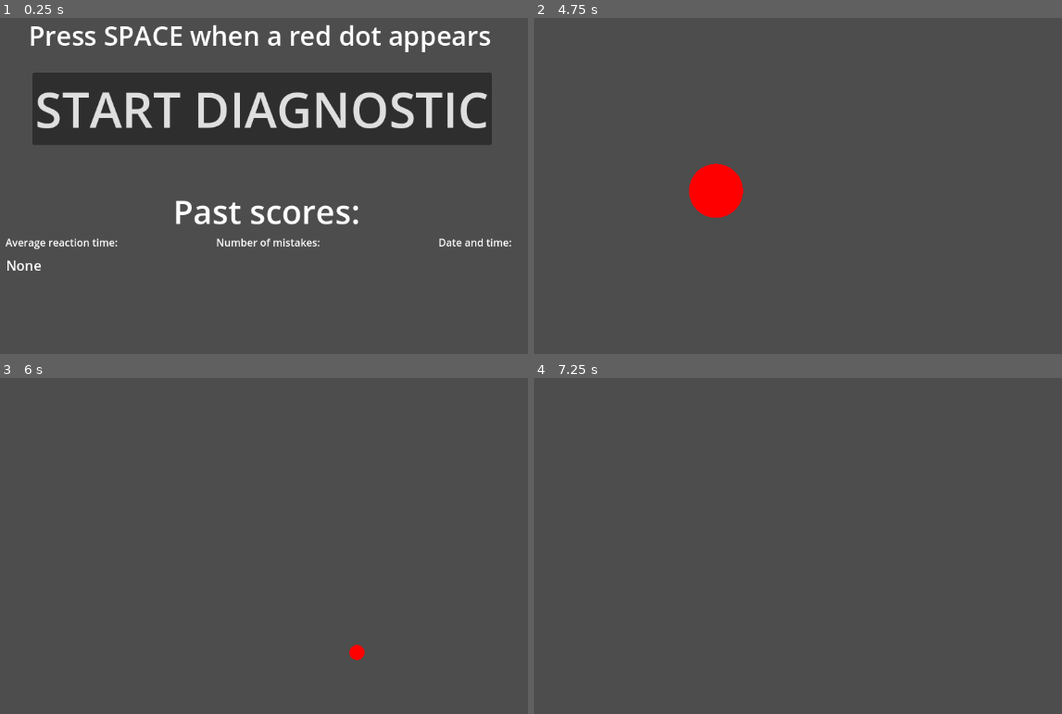
Above: before the commit, frames 1-4 (two rows, left to right).
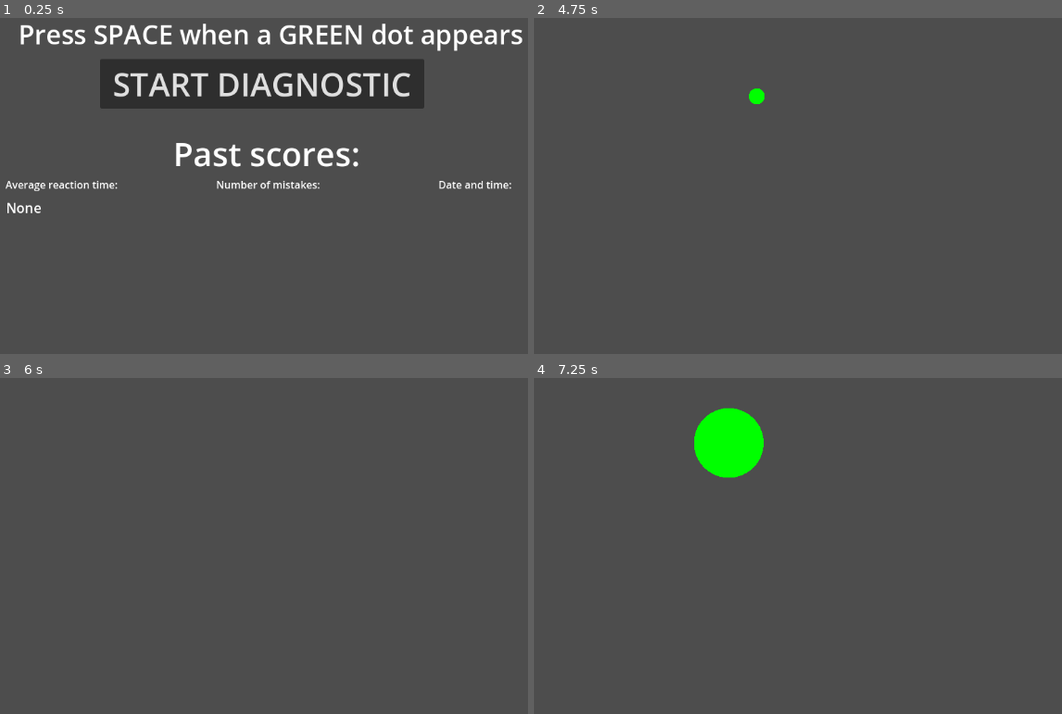
Above: after the commit, the same moments.

Repository: aeriab/bciteam9
Game: Godot game, scene res://main_game.tscn
Same seed, same stepped clock (60 frames per second), same inputs: the game is played once before the commit and once after it.
Inputs:
- Up to frame 1 (0.25 s): no input
- Up to frame 2 (4.75 s): click "START DIAGNOSTIC" at 0.5 s; tap Enter at 1.25, 3.5 s; tap Space at 1.35, 1.52, 1.82, 2, 2.1, 2.27, 2.57, 2.85, 3.6, 3.77, 4.07, 4.25, 4.35, 4.52 s
- Up to frame 3 (6 s): tap Space at 4.82, 5.1, 5.27, 5.57, 5.85 s
- Up to frame 4 (7.25 s): tap Space at 6.6, 6.77, 7.07 s

The runs differ from the first frame. In frame 1, 24% of the frame differs, in the area x 1-99%, y 1-76%; in frame 2, 1.4%; in frame 3, 0.1%; in frame 4, 2.2%.

Commit message:
added nuance

Diff:
--- a/Global.gd
+++ b/Global.gd
@@ -8,9 +8,17 @@
 
 var diagnostic_scores: Array[float]
 
-func new_delay_time(delay):
-	num_circles_popped += 1
-	total_delay += delay
+var deleting_sequence = false
+
+var green_is_here: bool = false
+
+#func new_delay_time(delay):
+	#num_circles_popped += 1
+	#total_delay += delay
+	#average_delay = total_delay / float(num_circles_popped)
+	#print(str(average_delay) + " seconds")
+
+func new_delay_time():
 	average_delay = total_delay / float(num_circles_popped)
 	print(str(average_delay) + " seconds")
 
--- /dev/null
+++ b/audio_stream_player.gd
@@ -0,0 +1,45 @@
+extends AudioStreamPlayer
+
+const AIR_HORN = preload("res://assets/air-horn.mp3")
+const BELL = preload("res://assets/bell.mp3")
+const CARTOON_JUMP = preload("res://assets/cartoon-jump.mp3")
+const CARTOON_SLIDE_WHISTLE_DOWN = preload("res://assets/cartoon-slide-whistle-down.mp3")
+const CARTOON_SLIDE_WHISTLE_UP = preload("res://assets/cartoon-slide-whistle-up.mp3")
+const VINTAGE_CAR = preload("res://assets/vintage-car.mp3")
+
+func play_wrong():
+	var randNum = randf()
+	if randNum < 0.1:
+		stream = BELL
+	elif randNum < 0.30:
+		stream = AIR_HORN
+	elif randNum < 0.50:
+		stream = CARTOON_SLIDE_WHISTLE_UP
+	elif randNum < 0.70:
+		stream = CARTOON_SLIDE_WHISTLE_DOWN
+	elif randNum < 0.90:
+		stream = CARTOON_JUMP
+	else:
+		stream = VINTAGE_CAR
+	play()
+
+	pass
+
+
+func play_right():
+	var randNum = randf()
+	if randNum < 0.9:
+		stream = BELL
+	elif randNum < 0.92:
+		stream = AIR_HORN
+	elif randNum < 0.94:
+		stream = CARTOON_SLIDE_WHISTLE_UP
+	elif randNum < 0.96:
+		stream = CARTOON_SLIDE_WHISTLE_DOWN
+	elif randNum < 0.98:
+		stream = CARTOON_JUMP
+	else:
+		stream = VINTAGE_CAR
+	play()
+
+	pass
--- a/dot.gd
+++ b/dot.gd
@@ -9,9 +9,19 @@
 
 func _process(delta):
 	timeVal += delta
+	if Global.deleting_sequence:
+		Global.new_delay_time()
+		Global.deleting_sequence = false
+		if Global.green_is_here:
+			Global.num_mistakes += 1
+			Global.total_delay += 1.0
+			Global.num_circles_popped += 1
+		queue_free()
 
-func _input(event):
-	if event is InputEventKey and event.pressed and event.keycode == KEY_SPACE:
-		Global.new_delay_time(timeVal)
-		Global.num_mistakes -= 1
-		queue_free()
+
+#func _input(event):
+	#if event is InputEventKey and event.pressed and event.keycode == KEY_SPACE:
+		#Global.new_delay_time(timeVal)
+		#Global.num_mistakes -= 1
+		#queue_free()
+		#Global.deleting_sequence = false
--- a/main_game.gd
+++ b/main_game.gd
@@ -3,10 +3,16 @@
 const DOT = preload("res://dot.tscn")
 var gameStarted: bool = false
 @onready var timer = $Timer
+@onready var hard_stop_timer = $hard_stop_timer
 
 @onready var home_labels = $HomeLabels
 
 @onready var scores_output = $HomeLabels/ScoresOutput
+@onready var audio_stream_player = $AudioStreamPlayer
+
+var good_to_press = false
+
+var time_ellapsed: float = 0.0
 
 func _on_start_button_pressed():
 	Global.num_mistakes = 0
@@ -14,18 +20,51 @@
 	gameStarted = true
 	timer.start()
 
+var delay: float = 0.0
+
+
 func _on_timer_timeout():
-
-	if Global.num_circles_popped < 10:
-		create_dot()
-		timer.wait_time = randf_range(0.5, 2.5)
+	if Global.num_circles_popped < 30:
+		var coin_flip = randf()
+		if coin_flip > 0.5:
+			audio_stream_player.play_right()
+			create_good_dot()
+			good_to_press = true
+			Global.green_is_here = true
+			delay = 0.0
+			#print("correct")
+		else:
+			audio_stream_player.play_wrong()
+			create_bad_dot()
+			good_to_press = false
+			Global.green_is_here = false
+			#print("incorrect")
+		var rand_time_increase = randf_range(1.5, 4.5)
+		timer.wait_time = rand_time_increase
+		time_ellapsed += rand_time_increase
+		hard_stop_timer.wait_time = 1.0
+		hard_stop_timer.start()
 	else:
 		home_labels.visible = true
 		Global.add_diagnostic_score()
 		scores_output.update_scores()
 		timer.stop()
 
-func create_dot():
+
+func _on_hard_stop_timer_timeout():
+	Global.deleting_sequence = true
+	hard_stop_timer.stop()
+
+
+func create_good_dot():
+	var dot_instance = DOT.instantiate()
+	var randScaleVal = randf_range(0.01,0.15)
+	dot_instance.scale = Vector2(randScaleVal,randScaleVal)
+	dot_instance.choose_color(Color.GREEN)
+	dot_instance.position = Vector2(randf_range(-450.0,450.0),randf_range(-230.0,230.0))
+	add_child(dot_instance)
+
+func create_bad_dot():
 	var dot_instance = DOT.instantiate()
 	var randScaleVal = randf_range(0.01,0.15)
 	dot_instance.scale = Vector2(randScaleVal,randScaleVal)
@@ -33,7 +72,15 @@
 	dot_instance.position = Vector2(randf_range(-450.0,450.0),randf_range(-230.0,230.0))
 	add_child(dot_instance)
 
+func _process(delta):
+	delay += delta
+
 func _input(event):
 	if event is InputEventKey and event.pressed and event.keycode == KEY_SPACE:
-		Global.num_mistakes += 1
-		print(Global.num_mistakes)
+		if good_to_press:
+			Global.total_delay += delay
+			Global.num_circles_popped += 1
+			Global.green_is_here = false
+		else:
+			Global.num_mistakes += 1
+			#print("bad job")
--- a/main_game.tscn
+++ b/main_game.tscn
@@ -1,9 +1,10 @@
-[gd_scene load_steps=5 format=3 uid="uid://d3juidao877l1"]
+[gd_scene load_steps=6 format=3 uid="uid://d3juidao877l1"]
 
 [ext_resource type="Script" uid="uid://c58uwo5cqmfmw" path="res://main_game.gd" id="1_1oj5k"]
 [ext_resource type="Script" uid="uid://dwlwp73fpd15a" path="res://scores_output.gd" id="2_yx7mw"]
 [ext_resource type="Script" uid="uid://bf3jrn1uyjmvd" path="res://mistakes_output.gd" id="3_6bm6p"]
 [ext_resource type="Script" uid="uid://dkffke1sh2a0h" path="res://date_output.gd" id="3_ykeeq"]
+[ext_resource type="Script" uid="uid://dw75eo4h7mnpb" path="res://audio_stream_player.gd" id="5_dugkq"]
 
 [node name="main_game" type="Node2D"]
 script = ExtResource("1_1oj5k")
@@ -11,31 +12,37 @@
 [node name="Timer" type="Timer" parent="."]
 wait_time = 2.0
 
+[node name="hard_stop_timer" type="Timer" parent="."]
+
 [node name="Camera2D" type="Camera2D" parent="."]
 
 [node name="HomeLabels" type="Control" parent="."]
 layout_mode = 3
 anchors_preset = 0
+offset_top = -90.0
 offset_right = 40.0
-offset_bottom = 40.0
+offset_bottom = -50.0
 
 [node name="InstructionLabel" type="Label" parent="HomeLabels"]
-offset_left = -370.0
-offset_top = -309.0
-offset_right = 350.0
-offset_bottom = -252.0
+layout_mode = 0
+offset_left = -386.0
+offset_top = -221.0
+offset_right = 380.0
+offset_bottom = -164.0
 theme_override_font_sizes/font_size = 41
-text = "Press SPACE when a red dot appears"
+text = "Press SPACE when a GREEN dot appears"
 
 [node name="StartButton" type="Button" parent="HomeLabels"]
-offset_left = -364.0
-offset_top = -223.0
-offset_right = 351.0
-offset_bottom = -110.0
-theme_override_font_sizes/font_size = 76
+layout_mode = 0
+offset_left = -259.0
+offset_top = -154.0
+offset_right = 246.0
+offset_bottom = -77.0
+theme_override_font_sizes/font_size = 50
 text = "START DIAGNOSTIC"
 
 [node name="ScoresOutput" type="Label" parent="HomeLabels"]
+layout_mode = 0
 offset_left = -405.0
 offset_top = 63.0
 offset_right = 175.0
@@ -45,6 +52,7 @@
 script = ExtResource("2_yx7mw")
 
 [node name="MistakesOutput" type="Label" parent="HomeLabels"]
+layout_mode = 0
 offset_left = -78.0
 offset_top = 63.0
 offset_right = 502.0
@@ -53,6 +61,7 @@
 script = ExtResource("3_6bm6p")
 
 [node name="DateOutput" type="Label" parent="HomeLabels"]
+layout_mode = 0
 offset_left = 266.0
 offset_top = 63.0
 offset_right = 846.0
@@ -61,6 +70,7 @@
 script = ExtResource("3_ykeeq")
 
 [node name="ScoresLabel" type="Label" parent="HomeLabels"]
+layout_mode = 0
 offset_left = -243.0
 offset_top = -42.0
 offset_right = 245.0
@@ -70,6 +80,7 @@
 horizontal_alignment = 1
 
 [node name="ReactionLabel" type="Label" parent="HomeLabels"]
+layout_mode = 0
 offset_left = -406.0
 offset_top = 30.0
 offset_right = -231.0
@@ -77,6 +88,7 @@
 text = "Average reaction time:"
 
 [node name="MistakesLabel" type="Label" parent="HomeLabels"]
+layout_mode = 0
 offset_left = -78.0
 offset_top = 30.0
 offset_right = 97.0
@@ -84,11 +96,17 @@
 text = "Number of mistakes:"
 
 [node name="DateLabel" type="Label" parent="HomeLabels"]
+layout_mode = 0
 offset_left = 268.0
 offset_top = 30.0
 offset_right = 443.0
 offset_bottom = 53.0
 text = "Date and time:"
 
+[node name="AudioStreamPlayer" type="AudioStreamPlayer" parent="."]
+max_polyphony = 5
+script = ExtResource("5_dugkq")
+
 [connection signal="timeout" from="Timer" to="." method="_on_timer_timeout"]
+[connection signal="timeout" from="hard_stop_timer" to="." method="_on_hard_stop_timer_timeout"]
 [connection signal="pressed" from="HomeLabels/StartButton" to="." method="_on_start_button_pressed"]
Not shown, added: assets/air-horn.mp3.import
Not shown, added: assets/bell.mp3.import
Not shown, added: assets/cartoon-jump.mp3.import
Not shown, added: assets/cartoon-slide-whistle-down.mp3.import
Not shown, added: assets/cartoon-slide-whistle-up.mp3.import
Not shown, added: assets/vintage-car.mp3.import
Not shown, added: audio_stream_player.gd.uid
Not shown, added: assets/air-horn.mp3
Not shown, added: assets/bell.mp3
Not shown, added: assets/cartoon-jump.mp3
Not shown, added: assets/cartoon-slide-whistle-down.mp3
Not shown, added: assets/cartoon-slide-whistle-up.mp3
(and 2 more such lines)
